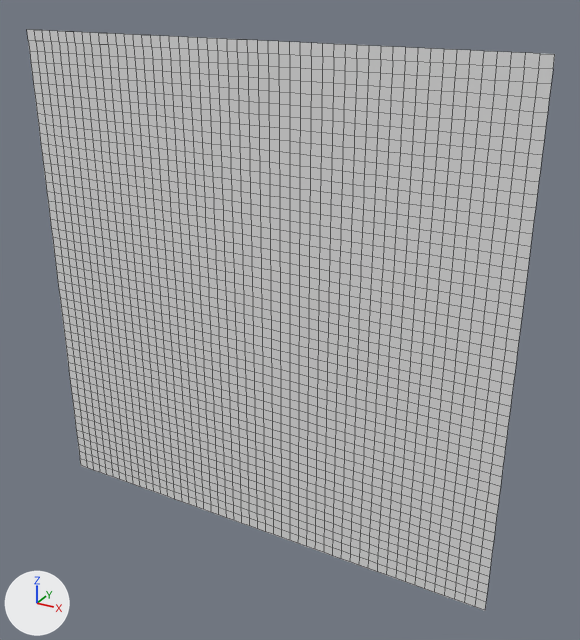
The OBJ model PvT/Assets/Tiled2Unity/Meshes/level1.obj: old version first, new version second.
Camera for both pictures: a 50 mm camera at (485.0, -2405.0, 221.0) aimed at (-873.0, 63.0, -1013.0). The axes (+X, +Y, +Z) are drawn at lower left. The lights are the same throughout. Mesh edges are drawn as thin lines. Where no turn or scale is listed for an object, it has been applied to the vertices.

The older version as bpy lines, for what is in view:
```python
me_level1 = bpy.data.meshes.new('level1')
me_level1.from_pydata(...)  # 2601 vertices, 2500 faces; spans x -2000.0..0.0, y 0.0, z -2000.0..0.0
ob_level1 = bpy.data.objects.new('level1', me_level1)
ob_level1.location = (0.0, 0.0, 0.0)
```
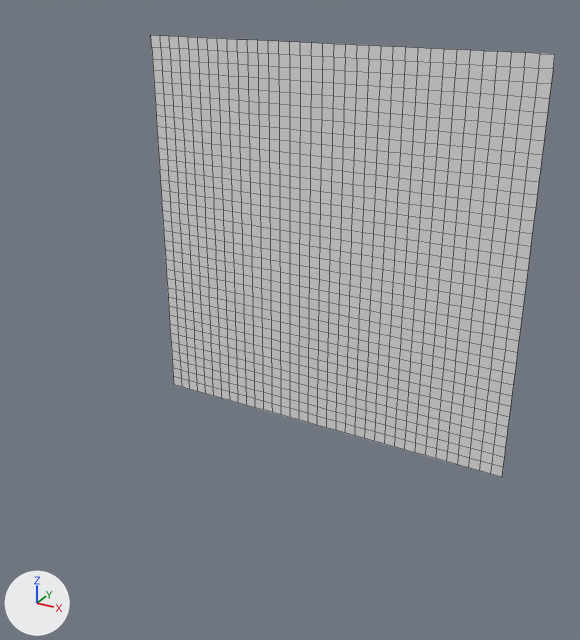
The change, as a diff of the scene's bpy script:
```diff
--- a/PvT/Assets/Tiled2Unity/Meshes/level1.obj.py
+++ b/PvT/Assets/Tiled2Unity/Meshes/level1.obj.py
@@ me_level1 @@
 # used by ob_level1; location = (0.0, 0.0, 0.0)
-me_level1.from_pydata(...)  # 2601 vertices, 2500 faces; spans x -2000.0..0.0, y 0.0, z -2000.0..0.0
+me_level1.from_pydata(...)  # 1296 vertices, 1225 faces; spans x -1400.0..0.0, y 0.0, z -1400.0..0.0
+# me_level1 part 1: 1305 vertices removed from x -2000.0..0.0, y 0.0, z -2000.0..0.0
```

Location of each change, [x1, y1, x2, y2] in pixels of the pictures (580 x 640 px):
'level1', reshaped (23% narrower, 24% shorter): before [27, 30, 555, 610]; after [151, 35, 555, 477]
part 1 of me_level1, deleted: before [27, 30, 502, 610]
